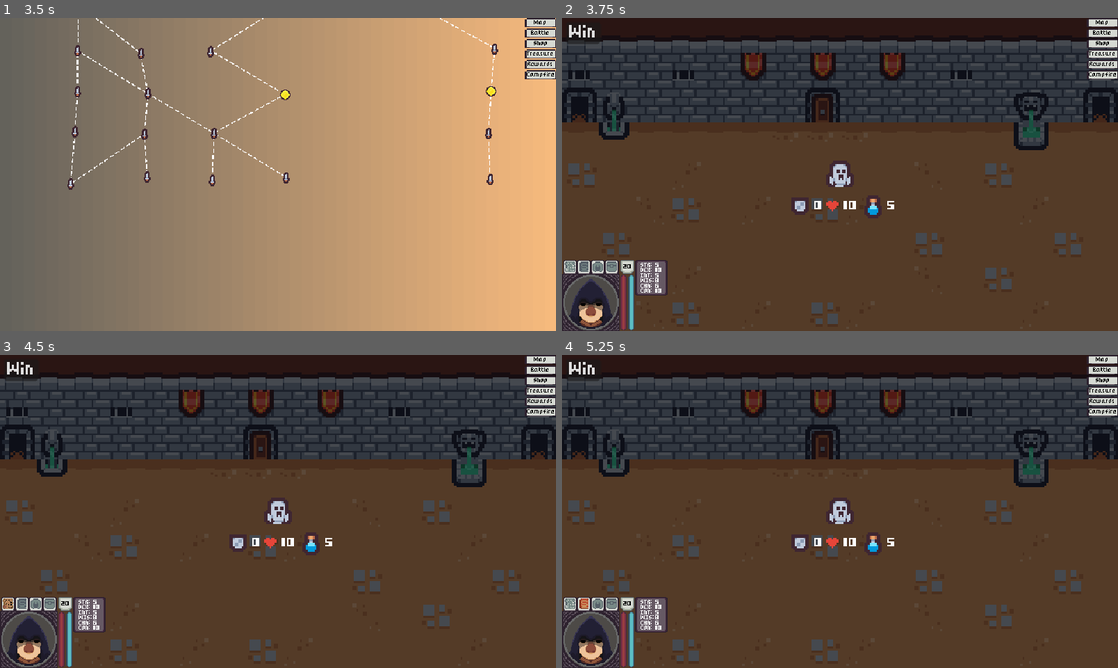
Above: before the commit, frames 1-4 (two rows, left to right).
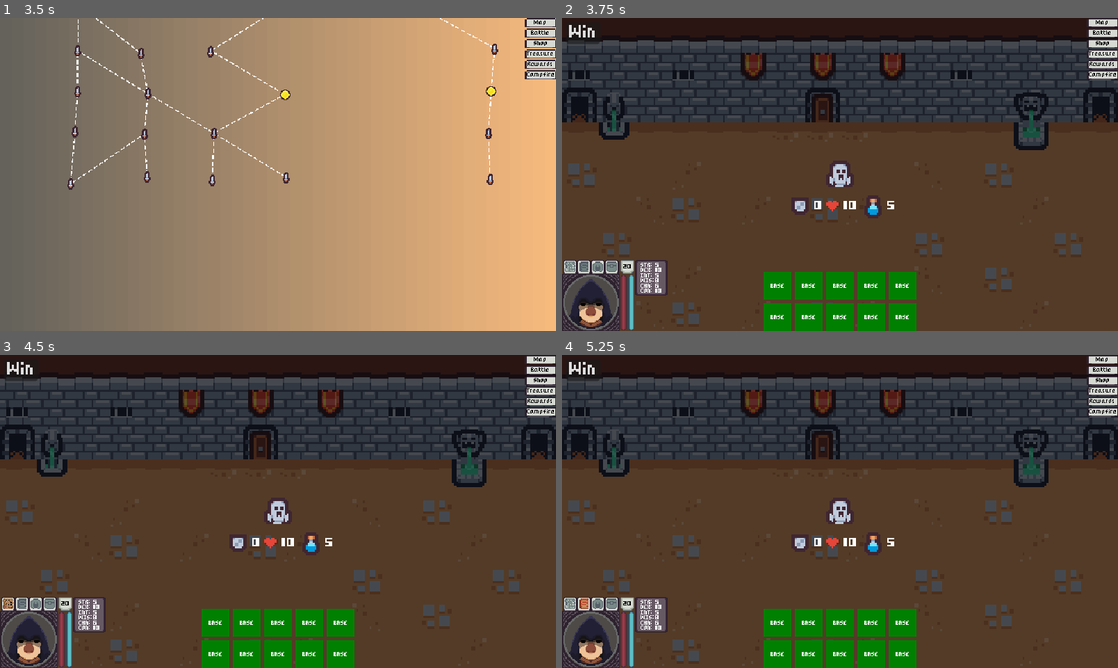
Above: after the commit, the same moments.

Repository: Iamdeboi/Ill-Gotten-Gains
Game: Godot game, scene res://Scenes/Menus/main_menu.tscn
Same seed, same stepped clock (60 frames per second), same inputs: the game is played once before the commit and once after it. Sound files missing from this copy of the repository are replaced by a short silence.
Inputs (mouse positions are in pixels of both pictures, inside the frame that each line leads up to):
- Up to frame 1 (3.5 s): click "New Run" at 0.5 s; click "Select" at 1.25 s; click "Start Run" at 2 s; click "Map" at 2.75 s
- Up to frame 2 (3.75 s): click "Battle" at 3.5 s
- Up to frame 3 (4.5 s): click (5, 602) at 4.27 s
- Up to frame 4 (5.25 s): click (584, 602) at 5 s

Frame 1 is identical in both runs. In frame 2, 4.4% of the frame differs, in the area x 36-64%, y 81-100%; in frame 3, 4.4%; in frame 4, 4.4%.
Error in both runs: Invalid access to property or key 'next_rooms' on a base object of type 'Nil'. (res://Scenes/Map/map.gd:63)

Commit message:
U: Hotbar Setup, and Clikc-Drag StateMachine for Abilities Initial Configuration
Initial setup of AbilityStateMachine, and essentially the "bones" of the targetting system for abilities and attacks in the game.

Diff:
--- a/Abilities/GUI/ability_slot.tscn
+++ /dev/null
@@ -1,96 +0,0 @@
-[gd_scene load_steps=6 format=3 uid="uid://bfw2fydvlmuqa"]
-
-[ext_resource type="Texture2D" uid="uid://cuvmm5uuh6jtw" path="res://Assets/art/ArmorCounter.png" id="1_qc6sc"]
-
-[sub_resource type="StyleBoxFlat" id="StyleBoxFlat_f0n0w"]
-bg_color = Color(0.611765, 0.384314, 0.254902, 1)
-
-[sub_resource type="StyleBoxFlat" id="StyleBoxFlat_tw2l1"]
-
-[sub_resource type="StyleBoxFlat" id="StyleBoxFlat_qc6sc"]
-
-[sub_resource type="RectangleShape2D" id="RectangleShape2D_qc6sc"]
-size = Vector2(32, 32)
-
-[node name="AbilitySlot" type="Control"]
-custom_minimum_size = Vector2(32, 32)
-layout_mode = 3
-anchors_preset = 0
-offset_right = 32.0
-offset_bottom = 32.0
-
-[node name="Background" type="Panel" parent="."]
-custom_minimum_size = Vector2(32, 32)
-layout_mode = 1
-anchors_preset = 15
-anchor_right = 1.0
-anchor_bottom = 1.0
-grow_horizontal = 2
-grow_vertical = 2
-theme_override_styles/panel = SubResource("StyleBoxFlat_f0n0w")
-
-[node name="MarginContainer" type="MarginContainer" parent="Background"]
-layout_mode = 1
-anchors_preset = 15
-anchor_right = 1.0
-anchor_bottom = 1.0
-grow_horizontal = 2
-grow_vertical = 2
-theme_override_constants/margin_left = 2
-theme_override_constants/margin_top = 2
-theme_override_constants/margin_right = 2
-theme_override_constants/margin_bottom = 2
-
-[node name="InnerBackground" type="Panel" parent="Background/MarginContainer"]
-self_modulate = Color(0.611765, 0.384314, 0.254902, 1)
-layout_mode = 2
-theme_override_styles/panel = SubResource("StyleBoxFlat_tw2l1")
-
-[node name="AbilityIcon" type="TextureRect" parent="."]
-layout_mode = 2
-offset_left = 4.0
-offset_top = 4.0
-offset_right = 28.0
-offset_bottom = 28.0
-grow_horizontal = 2
-grow_vertical = 2
-texture = ExtResource("1_qc6sc")
-
-[node name="CooldownPanel" type="Panel" parent="."]
-visible = false
-self_modulate = Color(0.01, 0.01, 0.01, 0.592157)
-custom_minimum_size = Vector2(32, 32)
-layout_mode = 1
-anchors_preset = 15
-anchor_right = 1.0
-anchor_bottom = 1.0
-grow_horizontal = 2
-grow_vertical = 2
-theme_override_styles/panel = SubResource("StyleBoxFlat_qc6sc")
-
-[node name="CooldownLabel" type="Label" parent="CooldownPanel"]
-layout_mode = 1
-anchors_preset = 8
-anchor_left = 0.5
-anchor_top = 0.5
-anchor_right = 0.5
-anchor_bottom = 0.5
-offset_left = -7.5
-offset_top = -9.0
-offset_right = 7.5
-offset_bottom = 9.0
-grow_horizontal = 2
-grow_vertical = 2
-size_flags_horizontal = 4
-theme_override_colors/font_color = Color(1, 1, 1, 1)
-theme_override_font_sizes/font_size = 18
-text = "5"
-horizontal_alignment = 1
-vertical_alignment = 1
-
-[node name="DropPointDetector" type="Area2D" parent="."]
-collision_mask = 2
-
-[node name="CollisionShape2D" type="CollisionShape2D" parent="DropPointDetector"]
-position = Vector2(16, 16)
-shape = SubResource("RectangleShape2D_qc6sc")
--- a/Abilities/slash.tres
+++ b/Resources/Abilities/slash.tres
@@ -1,7 +1,7 @@
 [gd_resource type="Resource" load_steps=3 format=3 uid="uid://b7qugg23bnxr1"]
 
 [ext_resource type="Texture2D" uid="uid://c6rme2o6dyaoj" path="res://Assets/art/tile_0104.png" id="1_fieqj"]
-[ext_resource type="Script" uid="uid://cmfgr6wnjoiap" path="res://Abilities/slash.gd" id="2_fwgno"]
+[ext_resource type="Script" uid="uid://cmfgr6wnjoiap" path="res://Resources/Abilities/slash.gd" id="2_fwgno"]
 
 [resource]
 script = ExtResource("2_fwgno")
--- /dev/null
+++ b/Scenes/AbilityUI/ability_base_state.gd
@@ -0,0 +1,17 @@
+extends AbilityState
+
+
+func enter() -> void:
+	if not ability_slot.ready:
+		await ability_slot.ready
+
+	ability_slot.reparent_requested.emit(ability_slot)
+	ability_slot.color.color = Color.WEB_GREEN
+	ability_slot.state.text = "BASE"
+	ability_slot.pivot_offset = Vector2.ZERO
+
+
+func on_gui_input(event: InputEvent) -> void:
+	if event.is_action_pressed("left_mouse"):
+		ability_slot.pivot_offset = ability_slot.get_global_mouse_position() - ability_slot.global_position
+		transition_requested.emit(self, AbilityState.State.CLICKED)
--- /dev/null
+++ b/Scenes/AbilityUI/ability_clicked_state.gd
@@ -0,0 +1,12 @@
+extends AbilityState
+
+
+func enter() -> void:
+	ability_slot.color.color = Color.ORANGE
+	ability_slot.state.text = "CLICKED"
+	ability_slot.drop_point_detector.monitoring = true
+
+
+func on_input(event: InputEvent) -> void:
+	if event is InputEventMouseMotion:
+		transition_requested.emit(self, AbilityState.State.DRAGGING)
--- /dev/null
+++ b/Scenes/AbilityUI/ability_dragging_state.gd
@@ -0,0 +1,33 @@
+extends AbilityState
+
+const DRAG_MINIMUM_THRESHOLD := 0.05
+
+var minimum_drag_time_elasped := false
+
+
+func enter() -> void:
+	var ui_layer := get_tree().get_first_node_in_group("UI_Layer")
+	if ui_layer:
+		ability_slot.reparent(ui_layer)
+
+	ability_slot.color.color = Color.NAVY_BLUE
+	ability_slot.state.text = "DRAGGING"
+
+	minimum_drag_time_elasped = false
+	var threshold_timer := get_tree().create_timer(DRAG_MINIMUM_THRESHOLD, false)
+	threshold_timer.timeout.connect(func(): minimum_drag_time_elasped = true)
+
+
+func on_input(event: InputEvent) -> void:
+	var mouse_motion := event is InputEventMouseMotion
+	var cancel := event.is_action_pressed("right_mouse")
+	var confirm := event.is_action_released("left_mouse") or event.is_action_pressed("left_mouse")
+
+	if mouse_motion:
+		ability_slot.global_position = ability_slot.get_global_mouse_position() - ability_slot.pivot_offset
+
+	if cancel:
+		transition_requested.emit(self, AbilityState.State.BASE)
+	elif confirm:
+		get_viewport().set_input_as_handled()
+		transition_requested.emit(self, AbilityState.State.RELEASED)
--- /dev/null
+++ b/Scenes/AbilityUI/ability_released_state.gd
@@ -0,0 +1,22 @@
+extends AbilityState
+
+var played: bool
+
+func enter() -> void:
+	ability_slot.color.color = Color.DARK_VIOLET
+	ability_slot.state.text = "RELEASED"
+
+	played = false
+
+	if not ability_slot.targets.is_empty(): #Valid target found
+		played = true
+		print("play ability for target(s):",  ability_slot.targets)
+
+
+
+func on_input(_event: InputEvent) -> void:
+	if played:
+		return
+	#If no valid target, return to BASE state
+	print("Cancelled: Going back to base state")
+	transition_requested.emit(self, AbilityState.State.BASE)
--- /dev/null
+++ b/Scenes/AbilityUI/ability_slot.gd
@@ -0,0 +1,43 @@
+class_name AbilitySlot
+extends Control
+
+signal reparent_requested(which_ability: AbilitySlot)
+
+
+#@export var ability: Ability: set = _set_ability
+#@export var player_stats: PlayerStats: set = _set_player_stats
+
+@onready var color: ColorRect = $Color
+@onready var state: Label = $State
+@onready var drop_point_detector: Area2D = $DropPointDetector
+@onready var ability_state_machine: AbilityStateMachine = $AbilityStateMachine as AbilityStateMachine
+@onready var targets: Array[Node] = []
+
+
+func _ready() -> void:
+	ability_state_machine.init(self)
+
+
+func _input(event: InputEvent) -> void:
+	ability_state_machine.on_input(event)
+
+
+func _on_gui_input(event: InputEvent) -> void:
+	ability_state_machine.on_gui_input(event)
+
+
+func _on_mouse_entered() -> void:
+	ability_state_machine.on_mouse_entered()
+
+
+func _on_mouse_exited() -> void:
+	ability_state_machine.on_mouse_exited()
+
+
+func _on_drop_point_detector_area_entered(area: Area2D) -> void:
+	if not targets.has(area):
+		targets.append(area)
+
+
+func _on_drop_point_detector_area_exited(area: Area2D) -> void:
+	targets.erase(area)
--- /dev/null
+++ b/Scenes/AbilityUI/ability_slot.tscn
@@ -0,0 +1,80 @@
+[gd_scene load_steps=9 format=3 uid="uid://bfw2fydvlmuqa"]
+
+[ext_resource type="Script" uid="uid://elf3bnr3nlw0" path="res://Scenes/AbilityUI/ability_slot.gd" id="1_63x3o"]
+[ext_resource type="Theme" uid="uid://bxj3jchl1trm8" path="res://Assets/Themes/default.tres" id="2_7xwvf"]
+[ext_resource type="Script" uid="uid://bodbr4heo4ugo" path="res://Scenes/AbilityUI/ability_state_machine.gd" id="3_7xwvf"]
+[ext_resource type="Script" uid="uid://8o7gecn47306" path="res://Scenes/AbilityUI/ability_base_state.gd" id="4_f4uar"]
+[ext_resource type="Script" uid="uid://ta47fxr5gldd" path="res://Scenes/AbilityUI/ability_clicked_state.gd" id="5_othpb"]
+[ext_resource type="Script" uid="uid://ugvo2ri73wwy" path="res://Scenes/AbilityUI/ability_dragging_state.gd" id="6_3vy14"]
+[ext_resource type="Script" uid="uid://bratox4jig5wo" path="res://Scenes/AbilityUI/ability_released_state.gd" id="7_mw30w"]
+
+[sub_resource type="RectangleShape2D" id="RectangleShape2D_qc6sc"]
+size = Vector2(32, 32)
+
+[node name="AbilitySlot" type="Control"]
+custom_minimum_size = Vector2(32, 32)
+layout_mode = 3
+anchors_preset = 15
+anchor_right = 1.0
+anchor_bottom = 1.0
+offset_right = -608.0
+offset_bottom = -328.0
+grow_horizontal = 2
+grow_vertical = 2
+script = ExtResource("1_63x3o")
+
+[node name="Color" type="ColorRect" parent="."]
+custom_minimum_size = Vector2(32, 32)
+layout_mode = 1
+anchors_preset = 15
+anchor_right = 1.0
+anchor_bottom = 1.0
+grow_horizontal = 2
+grow_vertical = 2
+mouse_filter = 2
+color = Color(0, 0, 0, 1)
+
+[node name="State" type="Label" parent="."]
+layout_mode = 2
+offset_left = 4.0
+offset_top = 4.0
+offset_right = 28.0
+offset_bottom = 28.0
+grow_horizontal = 2
+grow_vertical = 2
+theme = ExtResource("2_7xwvf")
+text = "State"
+horizontal_alignment = 1
+vertical_alignment = 1
+
+[node name="DropPointDetector" type="Area2D" parent="."]
+collision_mask = 2
+
+[node name="CollisionShape2D" type="CollisionShape2D" parent="DropPointDetector"]
+position = Vector2(16, 16)
+shape = SubResource("RectangleShape2D_qc6sc")
+
+[node name="AbilityStateMachine" type="Node" parent="." node_paths=PackedStringArray("initial_state")]
+script = ExtResource("3_7xwvf")
+initial_state = NodePath("AbilityBaseState")
+
+[node name="AbilityBaseState" type="Node" parent="AbilityStateMachine"]
+script = ExtResource("4_f4uar")
+
+[node name="AbilityClickedState" type="Node" parent="AbilityStateMachine"]
+script = ExtResource("5_othpb")
+state = 1
+
+[node name="AbilityDraggingState" type="Node" parent="AbilityStateMachine"]
+script = ExtResource("6_3vy14")
+state = 2
+
+[node name="AbilityReleasedState" type="Node" parent="AbilityStateMachine"]
+script = ExtResource("7_mw30w")
+state = 4
+
+[connection signal="gui_input" from="." to="." method="_on_gui_input"]
+[connection signal="mouse_entered" from="." to="." method="_on_mouse_entered"]
+[connection signal="mouse_exited" from="." to="." method="_on_mouse_exited"]
+[connection signal="area_entered" from="DropPointDetector" to="." method="_on_drop_point_detector_area_entered"]
+[connection signal="area_exited" from="DropPointDetector" to="." method="_on_drop_point_detector_area_exited"]
--- /dev/null
+++ b/Scenes/AbilityUI/ability_state.gd
@@ -0,0 +1,34 @@
+class_name AbilityState
+extends Node
+
+enum State {BASE, CLICKED, DRAGGING, AIMING, RELEASED}
+
+signal transition_requested(from: AbilityState, to: State)
+
+@export var state: State
+
+var ability_slot: AbilitySlot
+
+
+func enter() -> void:
+	pass
+
+
+func exit() -> void:
+	pass
+
+
+func on_input(_event: InputEvent) -> void:
+	pass
+
+
+func on_gui_input(_event: InputEvent) -> void:
+	pass
+
+
+func on_mouse_entered() -> void:
+	pass
+
+
+func on_mouse_exited() -> void:
+	pass
--- /dev/null
+++ b/Scenes/AbilityUI/ability_state_machine.gd
@@ -0,0 +1,54 @@
+class_name AbilityStateMachine
+extends Node
+
+@export var initial_state: AbilityState
+
+var current_state: AbilityState
+var states := {}
+
+
+func init(ability: AbilitySlot) -> void:
+	for child: AbilityState in get_children():
+		if child:
+			states[child.state] = child
+			child.transition_requested.connect(_on_transition_requested)
+			child.ability_slot = ability
+
+		if initial_state:
+			initial_state.enter()
+			current_state = initial_state
+
+
+func on_input(event: InputEvent) -> void:
+	if current_state:
+		current_state.on_input(event)
+
+
+func on_gui_input(event: InputEvent) -> void:
+	if current_state:
+		current_state.on_gui_input(event)
+
+
+func on_mouse_entered() -> void:
+	if current_state:
+		current_state.on_mouse_entered()
+
+
+func on_mouse_exited() -> void:
+	if current_state:
+		current_state.on_mouse_exited()
+
+
+func _on_transition_requested(from: AbilityState, to: AbilityState.State) -> void:
+	if from != current_state:
+		return
+
+	var new_state: AbilityState = states[to] #Store reference of new_state to dictionary of states
+	if not new_state:
+		return
+
+	if current_state: #if state exists in the dictionary... exit current state
+		current_state.exit()
+
+	new_state.enter() #enter new state after exiting previous state
+	current_state = new_state
--- /dev/null
+++ b/Scenes/Battle/ability_container.gd
@@ -0,0 +1,12 @@
+class_name AbilityContainer
+extends GridContainer
+
+
+func _ready() -> void:
+	for child in get_children():
+		var ability_slot := child as AbilitySlot
+		ability_slot.reparent_requested.connect(_on_ability_ui_reparent_requested)
+
+
+func _on_ability_ui_reparent_requested(ability: AbilitySlot) -> void:
+	ability.reparent(self)
--- a/Scenes/Battle/battle_scene.tscn
+++ b/Scenes/Battle/battle_scene.tscn
@@ -7,9 +7,11 @@
 [ext_resource type="PackedScene" uid="uid://cc0r5lmc5gi4r" path="res://Scenes/Enemy/enemy.tscn" id="3_jp0ri"]
 [ext_resource type="Resource" uid="uid://c4bq58733ekcp" path="res://Resources/Enemies/Ghost/ghost.tres" id="4_cbixj"]
 [ext_resource type="PackedScene" uid="uid://ba7hfljytxc3x" path="res://Scenes/GUI/Misc/tooltip.tscn" id="7_cbixj"]
+[ext_resource type="Script" uid="uid://bn5xivf7rao85" path="res://Scenes/Battle/ability_container.gd" id="8_02hj4"]
+[ext_resource type="PackedScene" uid="uid://bfw2fydvlmuqa" path="res://Scenes/AbilityUI/ability_slot.tscn" id="8_imn02"]
 
 [sub_resource type="RectangleShape2D" id="RectangleShape2D_cbixj"]
-size = Vector2(413, 81)
+size = Vector2(640, 270)
 
 [node name="BattleScene" type="Node2D"]
 script = ExtResource("1_lcoea")
@@ -29,9 +31,10 @@
 metadata/_edit_lock_ = true
 
 [node name="AbilityDropArea" type="Area2D" parent="."]
+collision_layer = 2
 
 [node name="CollisionShape2D" type="CollisionShape2D" parent="AbilityDropArea"]
-position = Vector2(320, 278)
+position = Vector2(320, 135)
 shape = SubResource("RectangleShape2D_cbixj")
 
 [node name="Player" parent="." instance=ExtResource("2_lcoea")]
@@ -49,9 +52,57 @@
 
 [node name="PlayerHandler" type="Node" parent="."]
 
-[node name="BattleUI" type="CanvasLayer" parent="."]
+[node name="BattleUI" type="CanvasLayer" parent="." groups=["UI_Layer"]]
 
 [node name="Tooltip" parent="BattleUI" instance=ExtResource("7_cbixj")]
+offset_left = -139.0
+offset_top = -90.0
+
+[node name="AbilityContainer" type="GridContainer" parent="BattleUI"]
+anchors_preset = 7
+anchor_left = 0.5
+anchor_top = 1.0
+anchor_right = 0.5
+anchor_bottom = 1.0
+offset_left = -88.0
+offset_top = -68.0
+offset_right = 88.0
+grow_horizontal = 2
+grow_vertical = 0
+size_flags_horizontal = 4
+size_flags_vertical = 4
+columns = 5
+script = ExtResource("8_02hj4")
+
+[node name="AbilitySlot" parent="BattleUI/AbilityContainer" instance=ExtResource("8_imn02")]
+layout_mode = 2
+
+[node name="AbilitySlot2" parent="BattleUI/AbilityContainer" instance=ExtResource("8_imn02")]
+layout_mode = 2
+
+[node name="AbilitySlot3" parent="BattleUI/AbilityContainer" instance=ExtResource("8_imn02")]
+layout_mode = 2
+
+[node name="AbilitySlot4" parent="BattleUI/AbilityContainer" instance=ExtResource("8_imn02")]
+layout_mode = 2
+
+[node name="AbilitySlot5" parent="BattleUI/AbilityContainer" instance=ExtResource("8_imn02")]
+layout_mode = 2
+
+[node name="AbilitySlot6" parent="BattleUI/AbilityContainer" instance=ExtResource("8_imn02")]
+layout_mode = 2
+
+[node name="AbilitySlot7" parent="BattleUI/AbilityContainer" instance=ExtResource("8_imn02")]
+layout_mode = 2
+
+[node name="AbilitySlot8" parent="BattleUI/AbilityContainer" instance=ExtResource("8_imn02")]
+layout_mode = 2
+
+[node name="AbilitySlot9" parent="BattleUI/AbilityContainer" instance=ExtResource("8_imn02")]
+layout_mode = 2
+
+[node name="AbilitySlot10" parent="BattleUI/AbilityContainer" instance=ExtResource("8_imn02")]
+layout_mode = 2
 
 [node name="WinButton" type="Button" parent="."]
 offset_left = 4.0
--- a/Scenes/GUI/Player/player_stats_ui.tscn
+++ b/Scenes/GUI/Player/player_stats_ui.tscn
@@ -73,21 +73,3 @@
 unique_name_in_owner = true
 custom_minimum_size = Vector2(37, 41)
 layout_mode = 2
-
-[node name="Ability Selection" type="HBoxContainer" parent="Panel"]
-layout_mode = 1
-anchors_preset = 7
-anchor_left = 0.5
-anchor_top = 1.0
-anchor_right = 0.5
-anchor_bottom = 1.0
-offset_left = -2.0
-offset_right = 2.0
-grow_horizontal = 2
-grow_vertical = 0
-
-[node name="SkillSlots" type="VBoxContainer" parent="Panel/Ability Selection"]
-layout_mode = 2
-
-[node name="SpellSlots" type="VBoxContainer" parent="Panel/Ability Selection"]
-layout_mode = 2
Renamed: Abilities/block.gd -> Resources/Abilities/block.gd
Renamed: Abilities/block.gd.uid -> Resources/Abilities/block.gd.uid
Renamed: Abilities/block.tres -> Resources/Abilities/block.tres
Renamed: Abilities/slash.gd -> Resources/Abilities/slash.gd
Renamed: Abilities/slash.gd.uid -> Resources/Abilities/slash.gd.uid
Not shown, added: Scenes/AbilityUI/ability_base_state.gd.uid
Not shown, added: Scenes/AbilityUI/ability_clicked_state.gd.uid
Not shown, added: Scenes/AbilityUI/ability_dragging_state.gd.uid
Not shown, added: Scenes/AbilityUI/ability_released_state.gd.uid
Not shown, added: Scenes/AbilityUI/ability_slot.gd.uid
Not shown, added: Scenes/AbilityUI/ability_state.gd.uid
Not shown, added: Scenes/AbilityUI/ability_state_machine.gd.uid
(and 2 more such lines)
